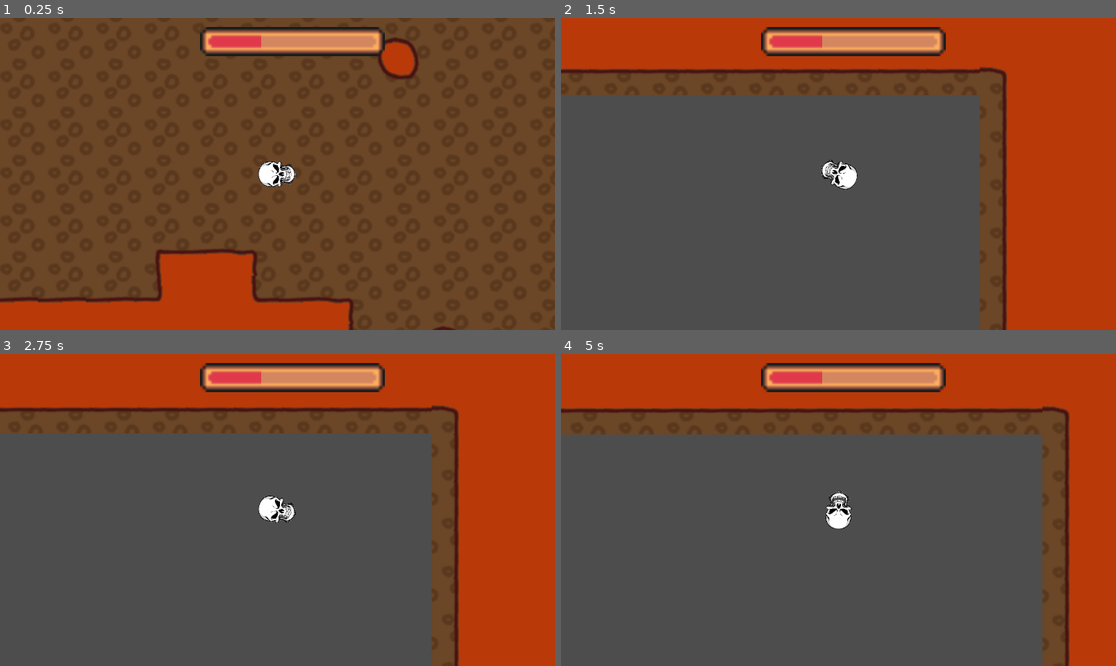
Above: before the commit, frames 1-4 (two rows, left to right).
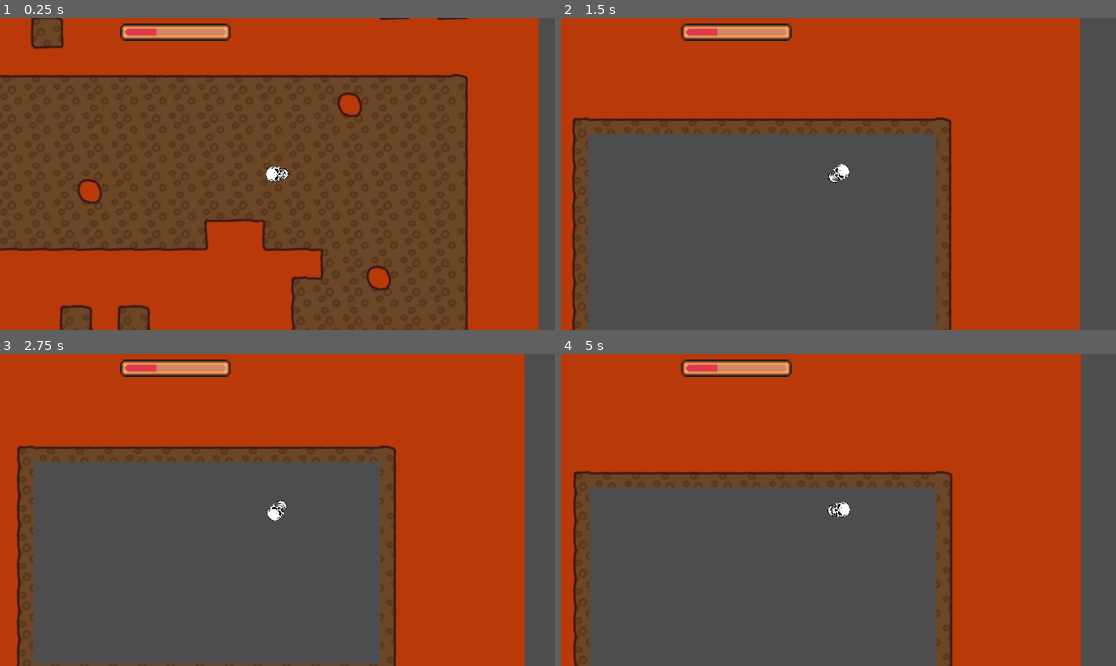
Above: after the commit, the same moments.

Repository: StarikTenger/HellRacing2024
Game: Godot game, scene res://level_manager.tscn
The game is run twice, just before and just after one commit, with the same random seed, the same clock (stepped at 60 frames per second) and the same inputs.
Inputs:
- Up to frame 1 (0.25 s): no input
- Up to frame 2 (1.5 s): hold D (right) 0.53-1.28 s; hold Down (down) from 1.28 s (still down)
- Up to frame 3 (2.75 s): release Down (down) at 2.03 s; hold D (right) from 2.03 s (still down)
- Up to frame 4 (5 s): release D (right) at 3.53 s; hold A (left) from 3.53 s (still down); tap T (restart, bound only after the commit) at 4.15 s

The runs differ from the first frame. In frame 1, 42% of the frame differs, in the area x 0-100%, y 0-100%; in frame 2, 39%; in frame 3, 38%; in frame 4, 51%.

Commit message:
Restart and load logic improved

Diff:
--- a/Levels/level_1.tscn
+++ b/Levels/level_1.tscn
@@ -1,6 +1,7 @@
 [gd_scene load_steps=6 format=3 uid="uid://ny17ke668llt"]
 
 [ext_resource type="Texture2D" uid="uid://dt8cagncdty0a" path="res://textures/tileset.png" id="1_8snr4"]
+[ext_resource type="Script" path="res://scripts/ExitArea.gd" id="2_ce4pj"]
 
 [sub_resource type="TileSetAtlasSource" id="TileSetAtlasSource_eyrws"]
 texture = ExtResource("1_8snr4")
@@ -695,16 +696,6 @@
 physics_layer_0/collision_layer = 1
 sources/0 = SubResource("TileSetAtlasSource_eyrws")
 
-[sub_resource type="GDScript" id="GDScript_u5xlg"]
-script/source = "extends Area2D
-
-@onready var player = $\"../../Skull\"
-
-func _on_body_entered(body):
-	if body == player:
-		player.reach_goal()
-"
-
 [sub_resource type="CircleShape2D" id="CircleShape2D_4vfus"]
 radius = 19.0
 
@@ -721,7 +712,7 @@
 scale = Vector2(2, 2)
 
 [node name="FinishPosition" type="Area2D" parent="."]
-script = SubResource("GDScript_u5xlg")
+script = ExtResource("2_ce4pj")
 
 [node name="FinishCollision" type="CollisionShape2D" parent="FinishPosition"]
 position = Vector2(908, 187)
--- a/level_manager.tscn
+++ b/level_manager.tscn
@@ -1,63 +1,17 @@
-[gd_scene load_steps=4 format=3 uid="uid://bd0wt6bk716gl"]
+[gd_scene load_steps=4 format=3 uid="uid://uq7rfs03q8un"]
 
+[ext_resource type="Script" path="res://scripts/LevelManager.gd" id="1_5702t"]
 [ext_resource type="PackedScene" uid="uid://bgliaq1l215wb" path="res://scenes/HUD.tscn" id="1_ihaar"]
 [ext_resource type="PackedScene" uid="uid://c1g2kesrcewpi" path="res://scenes/Skull.tscn" id="2_103lw"]
 
-[sub_resource type="GDScript" id="GDScript_2eoft"]
-script/source = "extends Node2D
-
-@export var levels = [\"res://Levels/level_1.tscn\", \"res://Levels/level_2.tscn\"]  # Список сцен уровней
-var loaded_levels = []
-var current_level_index = 0
-var level: Node2D = null
-
-func _ready():
-	for i in range(len(levels)):
-		loaded_levels.append(load(levels[i]))
-	load_level(current_level_index)
-
-func load_level(level_index):
-	if level_index >= 0 and level_index < loaded_levels.size():
-		var level_path = loaded_levels[level_index]
-		remove_child(level)
-		level = level_path.instantiate()
-		var pos = level.get_node(\"StartPosition\")
-		add_child(level)
-		get_tree().current_scene = level
-		spawn_player(pos.position)
-		print(current_level_index)
-
-func next_level():
-	current_level_index += 1
-	if current_level_index < levels.size():
-		load_level(current_level_index)
-
-func restart_level():
-	load_level(current_level_index)
-
-func spawn_player(lv_position):
-	var player = $Skull
-	player.position = lv_position
-"
-
 [node name="LevelManager" type="Node2D"]
-script = SubResource("GDScript_2eoft")
+script = ExtResource("1_5702t")
 
 [node name="HUD" parent="." instance=ExtResource("1_ihaar")]
 
 [node name="Skull" parent="." instance=ExtResource("2_103lw")]
 top_level = true
 position = Vector2(36, 214)
-force = null
-basic_force = null
-turn_speed = null
-force_threshold = null
-friction_k = null
-basic_friction_k = null
-turn_smoothness = null
-target_rotation = null
-heat = null
-overheat_time = null
 
 [node name="RemoteTransform2D" type="RemoteTransform2D" parent="Skull"]
 scale = Vector2(3.33333, 3.33333)
--- a/project.godot
+++ b/project.godot
@@ -14,6 +14,11 @@
 run/main_scene="res://level_manager.tscn"
 config/features=PackedStringArray("4.2", "GL Compatibility")
 config/icon="res://icon.svg"
+
+[display]
+
+window/size/viewport_width=1920
+window/size/viewport_height=1080
 
 [editor]
 
@@ -46,6 +51,11 @@
 , Object(InputEventKey,"resource_local_to_scene":false,"resource_name":"","device":-1,"window_id":0,"alt_pressed":false,"shift_pressed":false,"ctrl_pressed":false,"meta_pressed":false,"pressed":false,"keycode":0,"physical_keycode":4194319,"key_label":0,"unicode":0,"echo":false,"script":null)
 ]
 }
+restart={
+"deadzone": 0.5,
+"events": [Object(InputEventKey,"resource_local_to_scene":false,"resource_name":"","device":-1,"window_id":0,"alt_pressed":false,"shift_pressed":false,"ctrl_pressed":false,"meta_pressed":false,"pressed":false,"keycode":0,"physical_keycode":84,"key_label":0,"unicode":116,"echo":false,"script":null)
+]
+}
 
 [rendering]
 
--- a/scenes/HUD.tscn
+++ b/scenes/HUD.tscn
@@ -20,7 +20,6 @@
 [sub_resource type="GDScript" id="GDScript_774fc"]
 script/source = "extends Control
 
-@onready var level_manager = $\"../..\"
 
 # Called when the node enters the scene tree for the first time.
 func _ready():
@@ -32,7 +31,7 @@
 
 
 func _on_restart_button_pressed():
-	level_manager.restart_level()
+	get_tree().reload_current_scene()
 "
 
 [node name="CanvasLayer" type="CanvasLayer"]
--- /dev/null
+++ b/scripts/ExitArea.gd
@@ -0,0 +1,7 @@
+extends Area2D
+
+@onready var player: Skull = $"../../Skull"
+
+func _on_body_entered(body):
+	if body == player:
+		player.goal_reached()
--- /dev/null
+++ b/scripts/LevelManager.gd
@@ -0,0 +1,45 @@
+extends Node2D
+
+@export var levels = ["res://Levels/level_1.tscn", "res://Levels/level_2.tscn"]  # Список сцен уровней
+
+@onready var death_screen: Control = null
+
+var loaded_levels = []
+var current_level_index = 0
+var level: Node2D = null
+var player: Skull = null
+
+func _ready():
+	player = $Skull
+	for i in range(len(levels)):
+		loaded_levels.append(load(levels[i]))
+	load_level(current_level_index)
+	death_screen = $"HUD/DeathScreen"
+
+func restart_level():
+	var pos: Node2D = level.get_node("StartPosition")
+	add_child(level)
+	player.spawn(pos.position, 0)
+
+func load_level(level_index):
+	assert(level_index >= 0 and level_index < loaded_levels.size())
+	var level_path: PackedScene = loaded_levels[level_index]
+	remove_child(level)
+	level = level_path.instantiate()
+	restart_level()
+
+func goal_reached() -> void:
+	next_level()
+
+func victory() -> void:
+	pass  # TODO
+
+func death() -> void:
+	death_screen.show_death_screen()
+
+func next_level():
+	current_level_index += 1
+	if current_level_index < levels.size():
+		load_level(current_level_index)
+	else:
+		victory()
--- a/scripts/Skull.gd
+++ b/scripts/Skull.gd
@@ -1,4 +1,5 @@
 extends CharacterBody2D
+class_name Skull
 
 @export var force : float
 @export var basic_force : float = 200
@@ -7,11 +8,12 @@
 @export var friction_k : float
 @export var basic_friction_k : float = 5
 @export var turn_smoothness : float = 0.1
-@export var target_rotation : float = 0.0
-@export var heat : float = 0.0 # Takes values from 0 to 1
 @export var overheat_time : float = 5 # Time in seconds to overheat (when heat = 1)
 
-@onready var death_screen: Control = $"../HUD/DeathScreen"
+var target_rotation : float
+var heat : float
+
+
 @onready var level_manager: Node2D = $".."
 
 enum State {
@@ -19,7 +21,7 @@
 	DEAD
 }
 
-@onready var state: State = State.ALIVE
+var state: State
 
 var acceleration_on = true
 
@@ -34,33 +36,29 @@
 	$Cooldown.start()
 
 func _physics_process(delta):
-	force = basic_force * pow(10, heat)
-	friction_k = basic_friction_k * pow(0.1, heat)
+	match state:
+		State.ALIVE:
+			force = basic_force * pow(10, heat)
+			friction_k = basic_friction_k * pow(0.1, heat)
 
-	# Acceleration
-	var direction : Vector2 = Vector2(1, 0).rotated(rotation)
-	if acceleration_on :
-		velocity += direction * force * delta
-		change_speed(delta)
+			# Acceleration
+			var direction : Vector2 = Vector2(1, 0).rotated(rotation)
+			if acceleration_on :
+				velocity += direction * force * delta
+				change_speed(delta)
 
-	# Friction
-	var direction_k : float = (1 - abs(velocity.normalized().dot(direction)))
-	velocity -= velocity * direction_k * friction_k * delta;
-	velocity += direction * direction_k * delta * basic_force
+			# Friction
+			var direction_k : float = (1 - abs(velocity.normalized().dot(direction)))
+			velocity -= velocity * direction_k * friction_k * delta;
+			velocity += direction * direction_k * delta * basic_force
 
-	# Rotation control
-	if Input.is_action_pressed("left"):
-		target_rotation -= turn_speed * delta
-	if Input.is_action_pressed("right"):
-		target_rotation += turn_speed * delta
+			rotation = lerp_angle(rotation, target_rotation, turn_smoothness)
 
-	rotation = lerp_angle(rotation, target_rotation, turn_smoothness)
-
-	# Test slowdown
-	if Input.is_action_pressed("down"):
-		slow_down()
-
-	move_and_slide()
+			move_and_slide()
+		State.DEAD:
+			pass
+		_:
+			assert(false)
 
 # Called when the node enters the scene tree for the first time.
 func _ready():
@@ -69,7 +67,20 @@
 
 # Called every frame. 'delta' is the elapsed time since the previous frame.
 func _process(delta):
-	pass
+	match state:
+		State.DEAD:
+			pass
+		State.ALIVE:
+			# Test slowdown, TODO remove
+			if Input.is_action_pressed("down"):
+				slow_down()
+			# Rotation control
+			if Input.is_action_pressed("left"):
+				target_rotation -= turn_speed * delta
+			if Input.is_action_pressed("right"):
+				target_rotation += turn_speed * delta
+			if Input.is_action_just_pressed("restart"):
+				call_restart()
 
 
 func _on_cooldown_timeout():
@@ -81,17 +92,21 @@
 		die()
 
 func die():
+	state = State.DEAD
+	level_manager.death()
 
-	set_physics_process(false)
-	set_process(false)
-	death_screen.show_death_screen()
+func call_restart():
+	# Вызвать следующий уровень из менеджера уровней
+	level_manager.restart_level()
 
-func reach_goal():
+func goal_reached():
 	# Вызвать следующий уровень из менеджера уровней
-	level_manager.next_level()
+	level_manager.goal_reached()
 
 func spawn(pos: Vector2, rot: float) -> void:
 	state = State.ALIVE
 	position = pos
 	velocity = Vector2(0, 0)
 	rotation = rot
+	target_rotation = rot
+	heat = 0
Not shown: 1 places in scenes/HUD.tscn that only renumber resources
